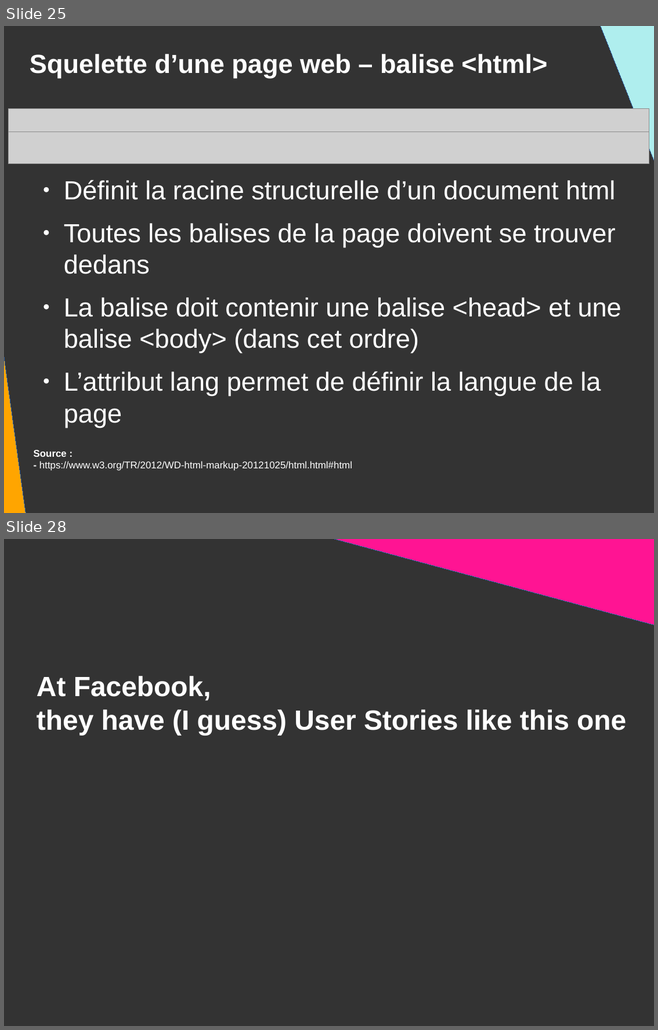
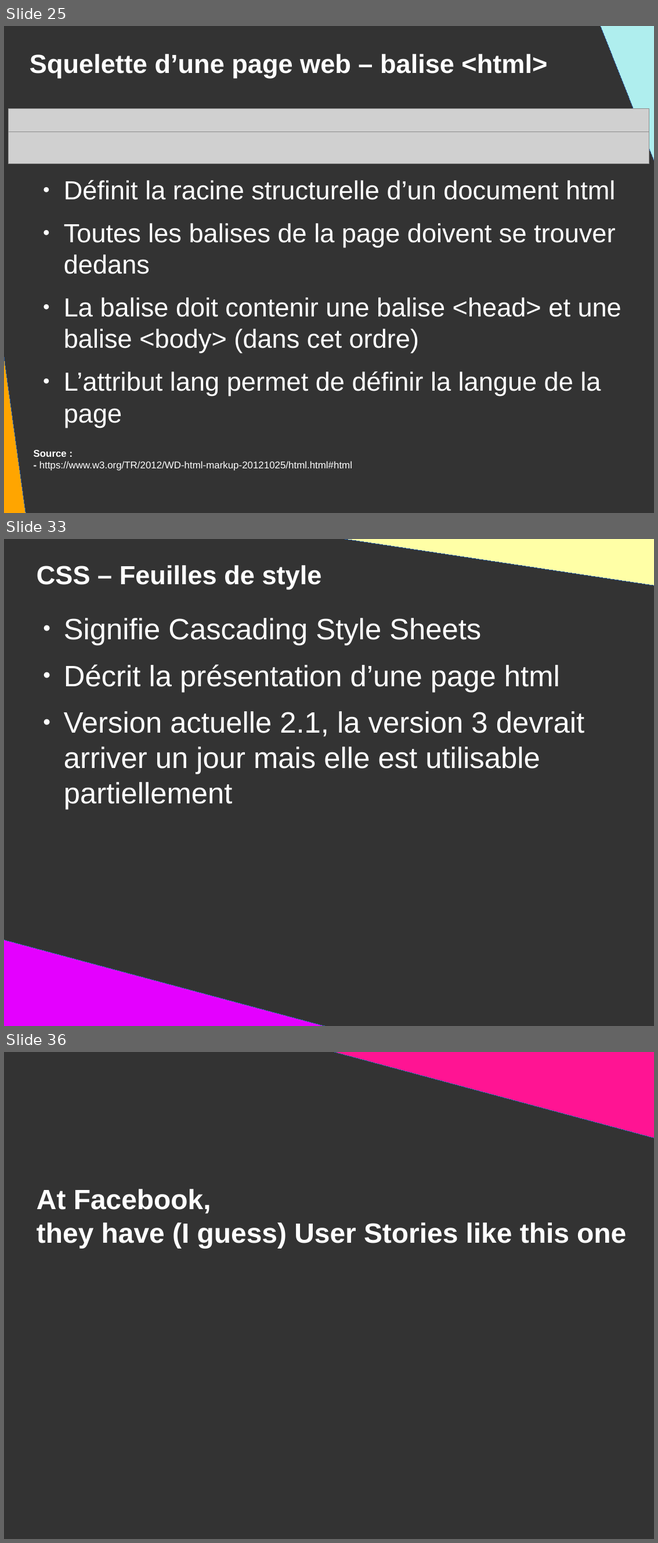
Before and after one commit to DanYellow/presentations, a slide deck: mmi/html/presentation.odp. Shown one above the other, each under a label of ours: slides 25 and 28 before the commit, slides 25, 33 and 36 after it; the slides between them are not shown. The pictures are 658x1030 and 658x1543 pixels, drawn with LibreOffice and Linux fonts; fonts in the diff are those of the drawing; grey boxes stand for pictures. Boxes give left, top, right and bottom in pixels: in the first picture for what was removed or moved away, otherwise in the second. Text is boxed around its words. In the diff, an @@ line names an element or a change of style, - is before the commit and + after.

Commit message:
Add slides for css in mmi's html classes

```diff
--- a/mmi/html/presentation.odp
+++ b/mmi/html/presentation.odp
@@ slide 33 added at <box>4,539,654,1026</box>, background #333333 @@
@@ right triangle added at <box>321,539,654,586</box>, fill #FFFFA6, outline #3465A4 0 pt @@
@@ title added at <box>36,565,322,589</box>, 32 pt, text #FFFFFF, bold @@
+CSS – Feuilles de style
@@ text added at <box>64,618,584,810</box>, 36 pt, text #FFFFFF @@
+● Signifie Cascading Style Sheets
+● Décrit la présentation d’une page html
+● Version actuelle 2.1, la version 3 devrait arriver un jour mais elle est utilisable partiellement
@@ right triangle added at <box>4,940,340,1026</box>, fill #E400FF, outline #3465A4 0 pt @@
@@ what was slide 28 is now slide 36 @@
```
Also in this commit, not shown: 5 slides changed, 8 other slides added, 2 slides removed, 5 other files.
